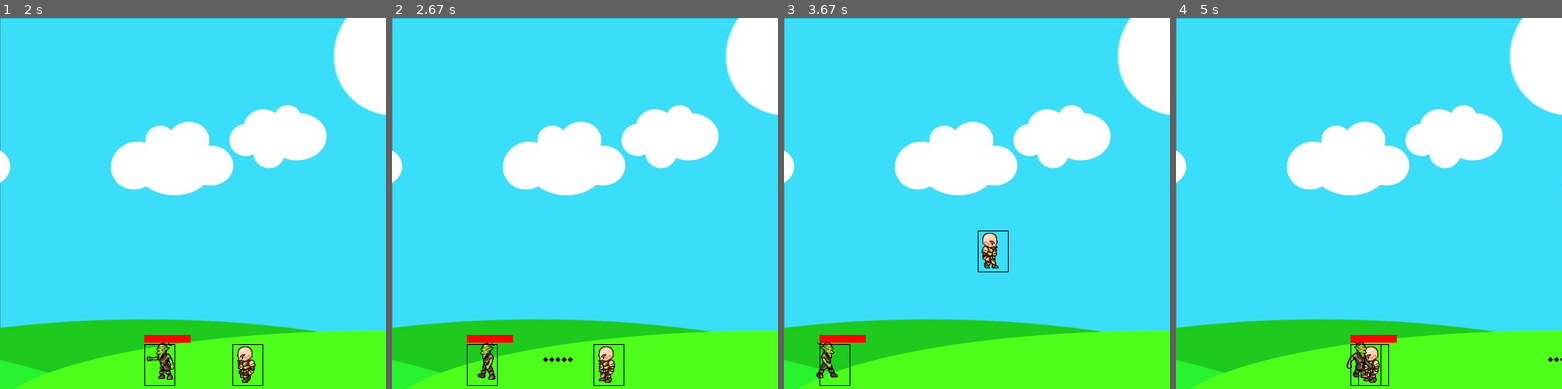
Above: before the commit, frames 1-4 (left to right).
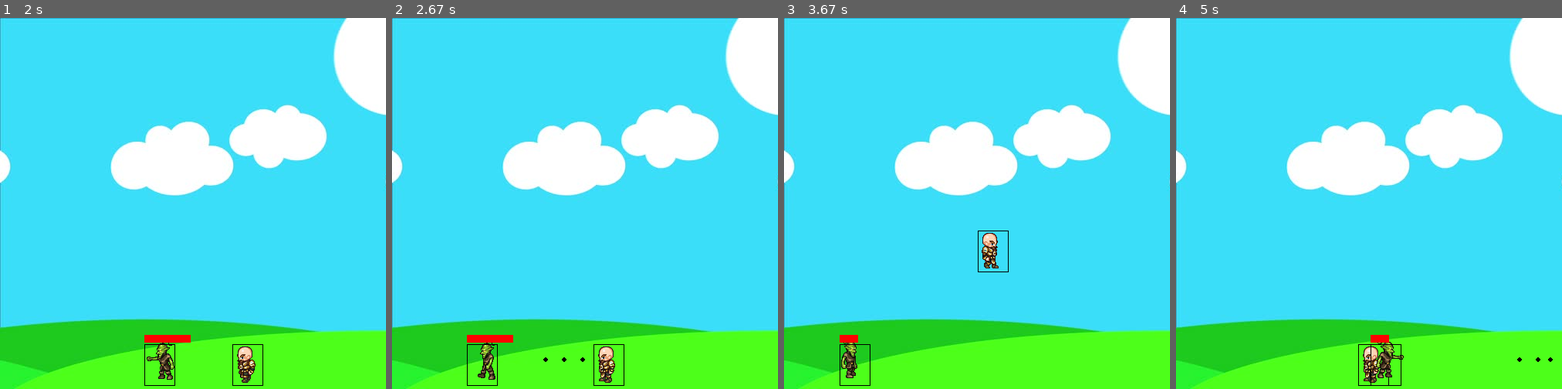
Above: after the commit, the same moments.

Repository: samspark345/Shooting_game-Pygame-
Game: pygame game, started from game.py
Two runs of this game, one before a commit and one after it. Both use one fixed random seed, a clock stepped at 60 frames per second and the inputs below.
Inputs:
- Up to frame 1 (2 s): hold D 0.33-0.8 s; hold W 0.83-1.13 s; hold D 1.17-1.63 s; hold A from 1.67 s (still down)
- Up to frame 2 (2.67 s): release A at 2.2 s; hold S 2.23-2.53 s; hold A from 2.57 s (still down)
- Up to frame 3 (3.67 s): release A at 2.97 s; hold W 3-3.37 s; hold D from 3.4 s (still down)
- Up to frame 4 (5 s): release D at 4.03 s; hold S 4.07-4.43 s; hold A 4.47-4.93 s; hold D from 4.97 s (still down)

Frame 1 is identical in both runs. In frame 2, less than 0.1% of the frame differs, in the area x 40-50%, y 91-93%; in frame 3, 0.8%; in frame 4, 0.9%, in the area x 44-100%, y 85-100%.

Commit message:
made some adjustments to the bullets and the enemy class

Diff:
--- a/actor.py
+++ b/actor.py
@@ -112,9 +112,16 @@
     def __init__(self, x, y, width, height):
         Actor.__init__(self, x, y, width, height, "enemy")
         self.life = 60
+        self.endpos = 500 - self.width - self.vel
 
     def move(self):
         if self.left:
             self.walkLeft()
         else:
             self.walkRight()
+
+    def enemy_tracking(self):
+        if self.x >= self.endpos and self.facing == 1 and self.right:
+            self.right, self.left = False, True
+        elif self.x <= 0+self.vel and self.facing == -1 and self.left:
+            self.right, self.left = True, False
--- a/game.py
+++ b/game.py
@@ -24,6 +24,7 @@
     player = Player(200, 410, 64, 64)
     player.setup()
     enemy = []
+    shoottimer = 0
     run = True
 
     while run:
@@ -33,13 +34,20 @@
             if event.type == pygame.QUIT:
                 run = False
 
+
         keys = pygame.key.get_pressed()
 
-        if keys[pygame.K_s] and len(player.bullets) < 5:
+        if shoottimer >= 3:
+            shoottimer = 0
+        elif shoottimer > 0:
+            shoottimer += 1
+
+        if keys[pygame.K_s] and len(player.bullets) < 5 and shoottimer == 0:
             player.bullets.append(projectile(round(player.x + player.width//2), round(player.y + player.height//2), 3, player.facing))
+            shoottimer += 1
 
         for bullet in player.bullets:
-            if len(enemy) > 0 and(bullet.y - bullet.radius < enemy[0].hitbox[1] + enemy[0].hitbox[3]) and (bullet.y + bullet.radius > enemy[0].hitbox[1]):
+            if len(enemy) > 0 and (bullet.y - bullet.radius < enemy[0].hitbox[1] + enemy[0].hitbox[3]) and (bullet.y + bullet.radius > enemy[0].hitbox[1]):
                 if  (bullet.x - bullet.radius > enemy[0].hitbox[0]) and (bullet.x - bullet.radius < enemy[0].hitbox[0] + enemy[0].hitbox[2]):
                     player.bullets.remove(bullet)
                     enemy[0].life -= 12
@@ -75,10 +83,7 @@
                 enemy[0].facing, enemy[0].left, enemy[0].right = 1, False, True
             enemy[0].setup()
         else:
-            if enemy[0].x >= endpos and enemy[0].facing == 1 and enemy[0].right:
-                enemy[0].right, enemy[0].left = False, True
-            elif enemy[0].x <= 0+player.vel and enemy[0].facing == -1 and enemy[0].left:
-                enemy[0].right, enemy[0].left = True, False
+            enemy[0].enemy_tracking()
 
         if enemy[0].life == 0:
             enemy.pop()
